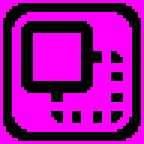
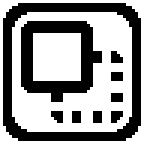
The second 144 x 144 image is a revision of the first. Changes to its layers:
painted on "ButtonFace" over 12, 12, 123, 132
hid "TransparencyColor" over 0, 0, 144, 144
